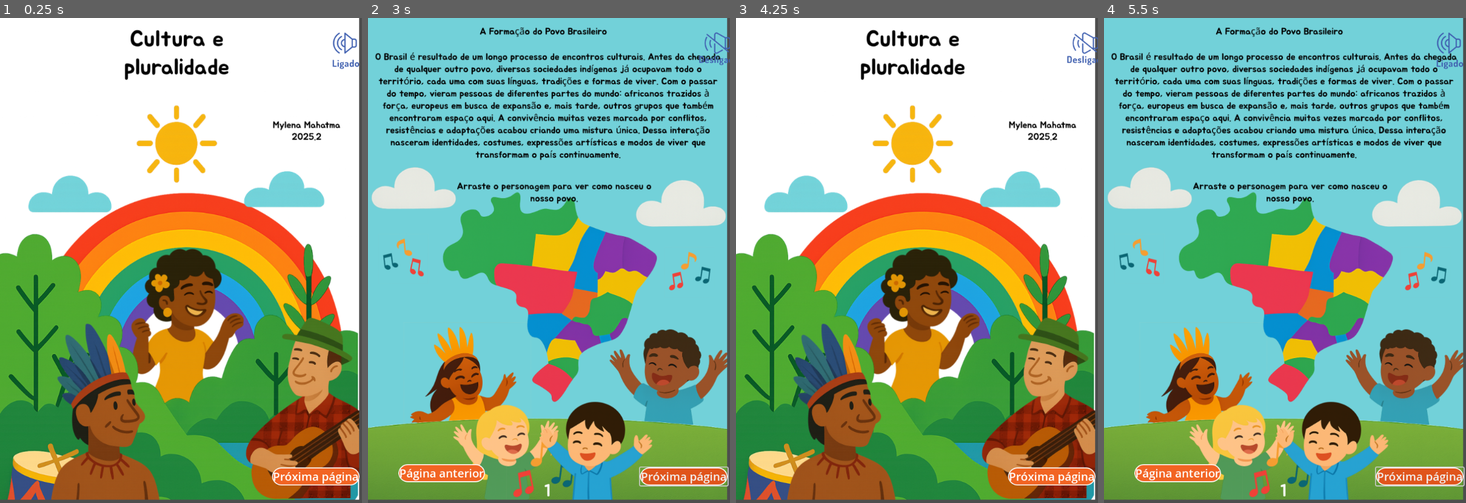
Above: before the commit, frames 1-4 (left to right).
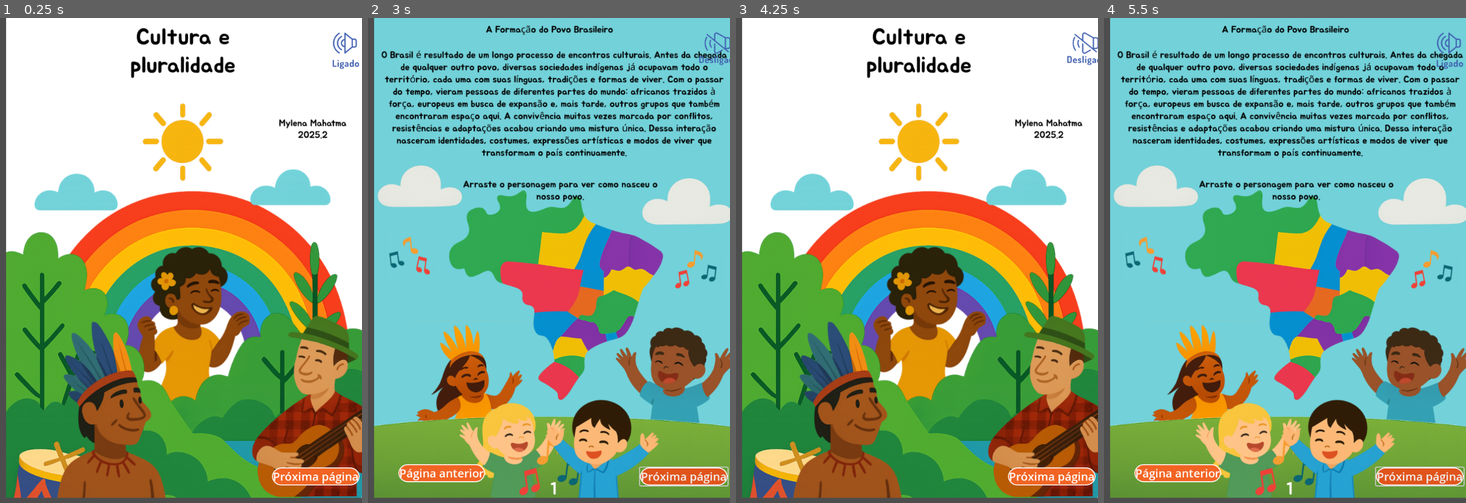
Above: after the commit, the same moments.

Repository: mylenamahatma/EbookPluralidade
Game: Godot game, scene res://main.tscn
Same seed, same stepped clock (60 frames per second), same inputs: the game is played once before the commit and once after it. Video files are missing from this copy of the repository; at most half a second of black plays in their place.
Inputs (mouse positions are in pixels of both pictures, inside the frame that each line leads up to):
- Up to frame 1 (0.25 s): no input
- Up to frame 2 (3 s): click "Próxima página" at 0.5 s; click "Página anterior" at 1.25 s; click (715, 47) at 2 s; click "Próxima página" at 2.75 s
- Up to frame 3 (4.25 s): click "Página anterior" at 3.5 s
- Up to frame 4 (5.5 s): click (1455, 47) at 4.25 s; click "Próxima página" at 5 s

The runs differ from the first frame. In frame 1, 25% of the frame differs, in the area x 0-100%, y 0-100%; in frame 2, 25%; in frame 3, 25%; in frame 4, 25%.

Commit message:
feat: partículas pagina 3

Diff:
--- a/novo-projeto-de-jogo/main.gd
+++ b/novo-projeto-de-jogo/main.gd
@@ -15,6 +15,9 @@
 # Video
 @onready var video = $VideoPlayer
 @onready var btn_video_toggle = $VideoPlayer/BtnToggle
+
+# Partículas na página 3
+@onready var particulas = $Particulas3
 
 # Cores dos botões laranja
 const COR_PADRAO = Color("#f26423")
@@ -48,7 +51,7 @@
 	]
 
 	# Configurar VideoStreamPlayer
-	video.stream = preload("res://assets/videos/video.ogv") # ajuste para o seu vídeo
+	video.stream = preload("res://assets/videos/video.ogv") # ajuste para seu vídeo
 	video.paused = true
 	video.visible = false
 	video_tocando = false
@@ -133,6 +136,13 @@
 		video.paused = true
 		video_tocando = false
 
+	# Mostrar partículas somente na página 3
+	if indice == 3:
+		particulas.visible = true
+		particulas.restart()
+	else:
+		particulas.visible = false
+
 	# Áudio automático
 	if indice != 5:
 		if som_ligado:
@@ -177,12 +187,10 @@
 # ===============================
 func _video_toggle():
 	if video_tocando:
-		# Pausar vídeo mantendo posição
 		video.paused = true
 		video_tocando = false
 		btn_video_toggle.text = "Play"
 	else:
-		# Iniciar ou retomar vídeo
 		if not video.is_playing():
 			video.play()
 		video.paused = false
--- a/novo-projeto-de-jogo/main.tscn
+++ b/novo-projeto-de-jogo/main.tscn
@@ -1,7 +1,36 @@
-[gd_scene load_steps=3 format=3 uid="uid://d2cxb7y7ask01"]
+[gd_scene load_steps=8 format=3 uid="uid://d2cxb7y7ask01"]
 
 [ext_resource type="Script" uid="uid://dtd0rkkhueltw" path="res://main.gd" id="1_ig7tw"]
 [ext_resource type="VideoStream" uid="uid://dphga8xuveamg" path="res://assets/videos/video.ogv" id="2_0xm2m"]
+[ext_resource type="Texture2D" uid="uid://bn405t1sfli1" path="res://assets/images/confete.png" id="3_h2yge"]
+
+[sub_resource type="CanvasItemMaterial" id="CanvasItemMaterial_1bvp3"]
+particles_animation = true
+particles_anim_h_frames = 7
+particles_anim_v_frames = 1
+particles_anim_loop = false
+
+[sub_resource type="Gradient" id="Gradient_lquwl"]
+offsets = PackedFloat32Array(0.17284, 0.864198)
+
+[sub_resource type="GradientTexture1D" id="GradientTexture1D_7mycd"]
+gradient = SubResource("Gradient_lquwl")
+
+[sub_resource type="ParticleProcessMaterial" id="ParticleProcessMaterial_272bh"]
+particle_flag_disable_z = true
+emission_shape = 3
+emission_box_extents = Vector3(350, 300, 1)
+spread = 50.0
+initial_velocity_min = 5.0
+initial_velocity_max = 15.0
+angular_velocity_min = -1.60933e-05
+angular_velocity_max = 50.0
+gravity = Vector3(0, 10, 0)
+scale_min = 0.1
+scale_max = 0.3
+color_ramp = SubResource("GradientTexture1D_7mycd")
+anim_offset_min = 0.5
+anim_offset_max = 1.0
 
 [node name="Main" type="Control"]
 layout_mode = 3
@@ -18,8 +47,10 @@
 
 [node name="Imagem" type="TextureRect" parent="."]
 layout_mode = 0
-offset_right = 758.0
-offset_bottom = 1017.0
+offset_left = 13.0
+offset_top = -4.0
+offset_right = 771.0
+offset_bottom = 1013.0
 stretch_mode = 6
 
 [node name="BtnAnterior" type="Button" parent="."]
@@ -64,3 +95,11 @@
 offset_right = 87.0
 offset_bottom = -63.0
 text = "Pausa"
+
+[node name="Particulas3" type="GPUParticles2D" parent="."]
+material = SubResource("CanvasItemMaterial_1bvp3")
+position = Vector2(400, 400)
+amount = 100
+texture = ExtResource("3_h2yge")
+visibility_rect = Rect2(-2000, -200, 4000, 600)
+process_material = SubResource("ParticleProcessMaterial_272bh")
Binary file added: novo-projeto-de-jogo/assets/images/confete.png
Not shown, added: novo-projeto-de-jogo/assets/images/confete.png.import
Not shown, changed: novo-projeto-de-jogo/export_presets.cfg
Not shown, added: novo-projeto-de-jogo/a3.apk
Not shown, added: novo-projeto-de-jogo/a3.apk.idsig
Not shown, added: novo-projeto-de-jogo/a4.apk
Not shown, added: novo-projeto-de-jogo/a4.apk.idsig
